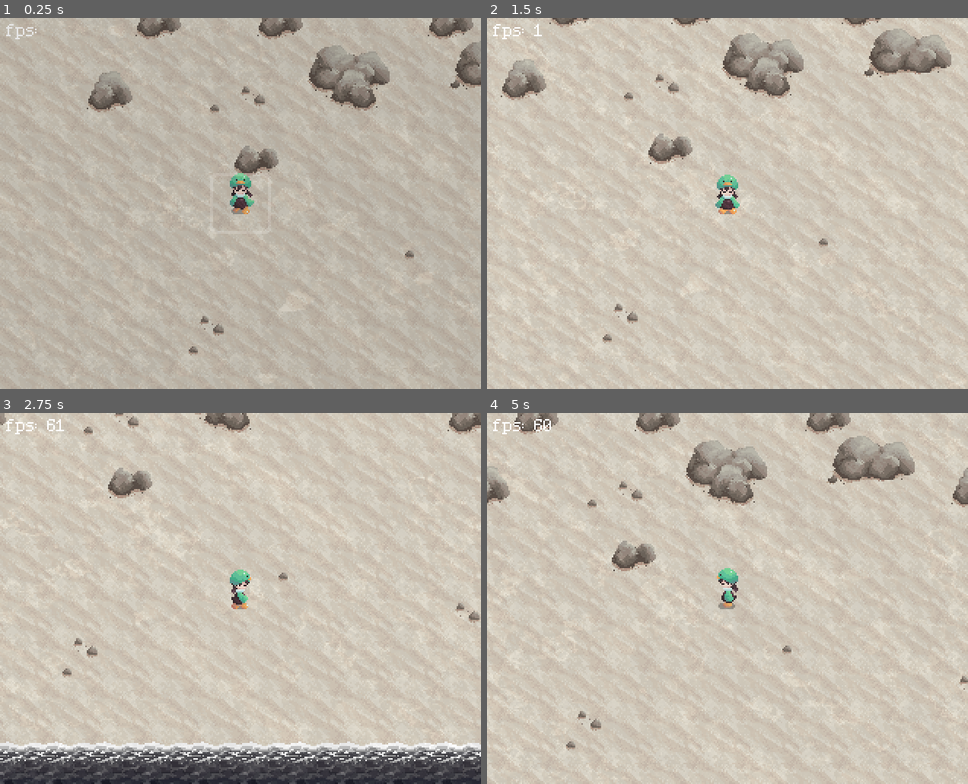
Above: before the commit, frames 1-4 (two rows, left to right).
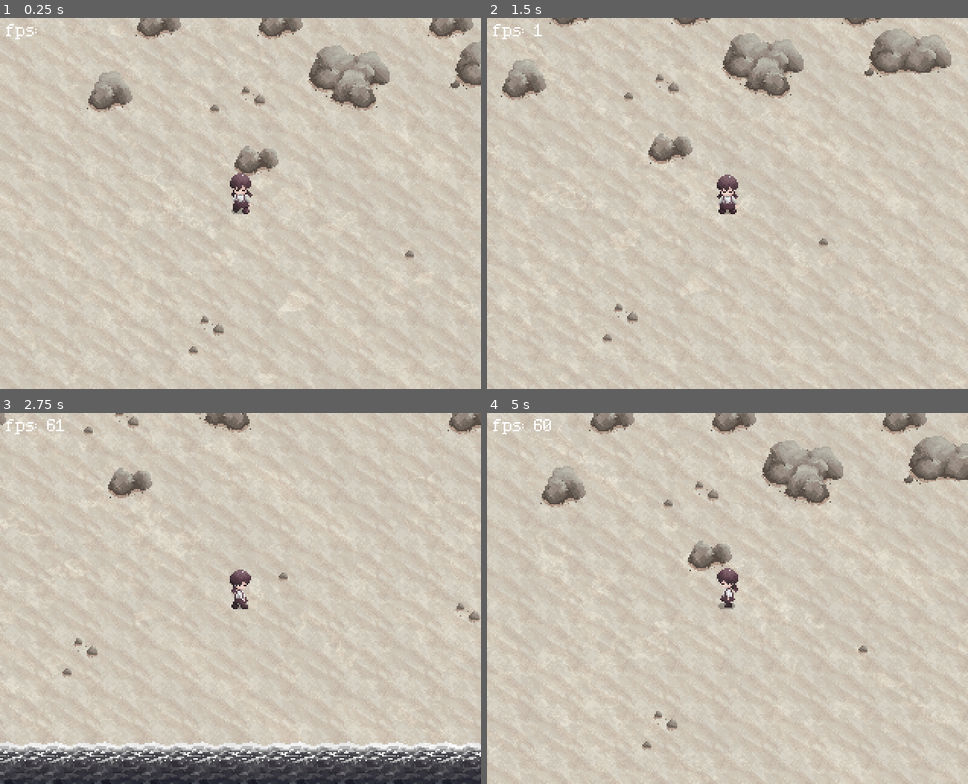
Above: after the commit, the same moments.

Repository: kiwijuice56/hourglass-desert
Game: Godot game, scene res://main/Main.tscn
Two runs of this game, one before a commit and one after it. Both use one fixed random seed, a clock stepped at 60 frames per second and the inputs below.
Inputs:
- Up to frame 1 (0.25 s): no input
- Up to frame 2 (1.5 s): tap Enter (ui_accept) at 0.5, 1.35 s; hold Right (ui_right) 0.53-1.28 s; hold Enter (ui_accept) 0.53-1.28 s; hold Down (ui_down) from 1.28 s (still down)
- Up to frame 3 (2.75 s): tap Enter (ui_accept) at 1.52, 1.82 s; release Down (ui_down) at 2.03 s; hold Right (ui_right) from 2.03 s (still down); hold Enter (ui_accept) from 2.03 s (still down)
- Up to frame 4 (5 s): release Right (ui_right) at 2.78 s; release Enter (ui_accept) at 2.78 s; hold Up (ui_up) 2.78-3.53 s; tap Enter (ui_accept) at 2.85, 3.02, 3.32, 4.35, 4.52, 4.82 s; hold Enter (ui_accept) 3.53-4.28 s; hold Left (ui_left) from 3.53 s (still down); tap Escape (ui_cancel) at 4.15 s; tap X (menu, bound only after the commit) at 4.9 s

The runs differ from the first frame. In frame 1, 0.3% of the frame differs, in the area x 1-53%, y 1-53%; in frame 2, 0.3%; in frame 3, 0.2%; in frame 4, 16%, in the area x 0-100%, y 0-100%.

Commit message:
Completed functionality of effect menu

Diff:
--- a/main/Main.tscn
+++ b/main/Main.tscn
@@ -8,7 +8,6 @@
 [ext_resource type="Script" path="res://main/ui/component/fps_label/fps_label.gd" id="5_etifi"]
 [ext_resource type="Theme" uid="uid://bhdkt3j7lwgn1" path="res://main/ui/theme/main_theme.tres" id="5_xhmq2"]
 [ext_resource type="PackedScene" uid="uid://iee11vxs3gpy" path="res://main/ui/menu/effect_menu/EffectMenu.tscn" id="7_n8r1e"]
-[ext_resource type="Script" path="res://main/ui/menu/effect_menu/effect_menu.gd" id="9_4jbjk"]
 
 [sub_resource type="StyleBoxEmpty" id="StyleBoxEmpty_p5qfa"]
 content_margin_left = 4.0
@@ -54,4 +53,3 @@
 autostart = true
 
 [node name="EffectMenu" parent="UI" instance=ExtResource("7_n8r1e")]
-script = ExtResource("9_4jbjk")
--- a/main/main.gd
+++ b/main/main.gd
@@ -1,12 +1,15 @@
 class_name Main
 extends Node
-# Handles world switching and initial game state
+# Handles world switching, initial game state, and top-level world control
 
 const WORLD_PATH: String = "res://main/world/"
 
 @onready var canvas_mirror: CanvasMirror = $CanvasMirror
 
 var current_world: World
+
+signal disabled
+signal enabled
 
 func _ready() -> void:
 	randomize()
@@ -15,7 +18,7 @@
 
 # world_name must match the name of a folder within WORLD_PATH
 func switch_world(world_name: String, anchor_name: String, transition: int = -1) -> void:
-	CommonReference.player.disabled = true
+	disable_all_actors()
 	if transition != -1:
 		await CommonReference.transition.trans_in(transition)
 
@@ -48,8 +51,10 @@
 	CommonReference.player.global_position = current_world.anchors.get_node(anchor_name).global_position
 	if transition != -1:
 		await CommonReference.transition.trans_out(transition)
-	CommonReference.player.disabled = false
+	enable_all_actors()
 
-func _input(event) -> void:
-	if event.is_action_pressed("ui_cancel", false):
-		CommonReference.player.disabled = not CommonReference.player.disabled
+func disable_all_actors() -> void:
+	disabled.emit()
+
+func enable_all_actors() -> void:
+	enabled.emit()
--- a/main/prop/actor/actor.gd
+++ b/main/prop/actor/actor.gd
@@ -18,6 +18,11 @@
 		else:
 			enable()
 
+func _ready() -> void:
+	await get_tree().get_root().ready
+	CommonReference.main.disabled.connect(disable)
+	CommonReference.main.enabled.connect(enable)
+
 func disable() -> void:
 	hitbox.get_child(0).call_deferred("set", "disabled", true)
 	movement_timer.paused = true
--- a/main/prop/actor/player/Player.tscn
+++ b/main/prop/actor/player/Player.tscn
@@ -1,14 +1,15 @@
-[gd_scene load_steps=41 format=3 uid="uid://bncwc62wkr0vt"]
+[gd_scene load_steps=43 format=3 uid="uid://bncwc62wkr0vt"]
 
 [ext_resource type="Script" path="res://main/prop/actor/player/player.gd" id="1_gotwe"]
 [ext_resource type="PackedScene" uid="uid://bookvidqcl221" path="res://main/prop/actor/Actor.tscn" id="1_mpvfg"]
 [ext_resource type="Script" path="res://main/prop/actor/player/states/player_idling.gd" id="3_1j4eo"]
-[ext_resource type="Texture2D" uid="uid://7u74ismg5hid" path="res://main/prop/actor/player/sprites/duckling.png" id="3_qx48d"]
+[ext_resource type="Texture2D" uid="uid://bbcv6luufvpkf" path="res://main/prop/actor/player/sprites/normal.png" id="3_qe6tt"]
 [ext_resource type="Script" path="res://main/prop/actor/player/states/player_walking.gd" id="4_gntfi"]
 [ext_resource type="Texture2D" uid="uid://bf64iol6iupw3" path="res://main/prop/actor/player/sprites/flash.png" id="4_pybtf"]
 [ext_resource type="Script" path="res://main/prop/actor/player/step_stream_player.gd" id="7_ng2ce"]
 [ext_resource type="Script" path="res://main/prop/actor/player/states/player_interacting.gd" id="7_nnxjo"]
 [ext_resource type="AudioStream" uid="uid://deouhrtpg2peo" path="res://main/prop/actor/player/sounds/00_default_step.WAV" id="8_ihpny"]
+[ext_resource type="Script" path="res://main/prop/actor/player/states/player_selecting.gd" id="8_qetxr"]
 [ext_resource type="AudioStream" uid="uid://ca0hgrj4wioca" path="res://main/prop/actor/player/sounds/01_soft_step.WAV" id="9_ag2kn"]
 [ext_resource type="AudioStream" uid="uid://dldevuqol5331" path="res://main/prop/actor/player/sounds/03_weird_step.WAV" id="10_jslu6"]
 [ext_resource type="AudioStream" uid="uid://2p21srgewygf" path="res://main/prop/actor/player/sounds/04_bubble_step.WAV" id="11_664cc"]
@@ -435,9 +436,146 @@
 }]
 }
 
+[sub_resource type="Animation" id="Animation_utaes"]
+resource_name = "walk_down_even"
+length = 0.24
+step = 0.01
+tracks/0/type = "value"
+tracks/0/imported = false
+tracks/0/enabled = true
+tracks/0/path = NodePath("Sprite2D:frame")
+tracks/0/interp = 1
+tracks/0/loop_wrap = true
+tracks/0/keys = {
+"times": PackedFloat32Array(0, 0.12),
+"transitions": PackedFloat32Array(1, 1),
+"update": 1,
+"values": [2, 1]
+}
+
+[sub_resource type="Animation" id="Animation_dgabv"]
+resource_name = "walk_down_odd"
+length = 0.24
+step = 0.01
+tracks/0/type = "value"
+tracks/0/imported = false
+tracks/0/enabled = true
+tracks/0/path = NodePath("Sprite2D:frame")
+tracks/0/interp = 1
+tracks/0/loop_wrap = true
+tracks/0/keys = {
+"times": PackedFloat32Array(0, 0.12),
+"transitions": PackedFloat32Array(1, 1),
+"update": 1,
+"values": [0, 1]
+}
+
+[sub_resource type="Animation" id="Animation_3cc2q"]
+resource_name = "walk_left_even"
+length = 0.24
+step = 0.01
+tracks/0/type = "value"
+tracks/0/imported = false
+tracks/0/enabled = true
+tracks/0/path = NodePath("Sprite2D:frame")
+tracks/0/interp = 1
+tracks/0/loop_wrap = true
+tracks/0/keys = {
+"times": PackedFloat32Array(0, 0.12),
+"transitions": PackedFloat32Array(1, 1),
+"update": 1,
+"values": [8, 7]
+}
+
+[sub_resource type="Animation" id="Animation_35fst"]
+resource_name = "walk_left_odd"
+length = 0.24
+step = 0.01
+tracks/0/type = "value"
+tracks/0/imported = false
+tracks/0/enabled = true
+tracks/0/path = NodePath("Sprite2D:frame")
+tracks/0/interp = 1
+tracks/0/loop_wrap = true
+tracks/0/keys = {
+"times": PackedFloat32Array(0, 0.12),
+"transitions": PackedFloat32Array(1, 1),
+"update": 1,
+"values": [6, 7]
+}
+
+[sub_resource type="Animation" id="Animation_srqto"]
+resource_name = "walk_right_even"
+length = 0.24
+step = 0.01
+tracks/0/type = "value"
+tracks/0/imported = false
+tracks/0/enabled = true
+tracks/0/path = NodePath("Sprite2D:frame")
+tracks/0/interp = 1
+tracks/0/loop_wrap = true
+tracks/0/keys = {
+"times": PackedFloat32Array(0, 0.12),
+"transitions": PackedFloat32Array(1, 1),
+"update": 1,
+"values": [3, 4]
+}
+
+[sub_resource type="Animation" id="Animation_2jgk0"]
+resource_name = "walk_right_odd"
+length = 0.24
+step = 0.01
+tracks/0/type = "value"
+tracks/0/imported = false
+tracks/0/enabled = true
+tracks/0/path = NodePath("Sprite2D:frame")
+tracks/0/interp = 1
+tracks/0/loop_wrap = true
+tracks/0/keys = {
+"times": PackedFloat32Array(0, 0.12),
+"transitions": PackedFloat32Array(1, 1),
+"update": 1,
+"values": [5, 4]
+}
+
+[sub_resource type="Animation" id="Animation_mg1h2"]
+resource_name = "walk_up_even"
+length = 0.24
+step = 0.01
+tracks/0/type = "value"
+tracks/0/imported = false
+tracks/0/enabled = true
+tracks/0/path = NodePath("Sprite2D:frame")
+tracks/0/interp = 1
+tracks/0/loop_wrap = true
+tracks/0/keys = {
+"times": PackedFloat32Array(0, 0.12),
+"transitions": PackedFloat32Array(1, 1),
+"update": 1,
+"values": [9, 10]
+}
+
+[sub_resource type="Animation" id="Animation_vyrf7"]
+resource_name = "walk_up_odd"
+length = 0.24
+step = 0.01
+tracks/0/type = "value"
+tracks/0/imported = false
+tracks/0/enabled = true
+tracks/0/path = NodePath("Sprite2D:frame")
+tracks/0/interp = 1
+tracks/0/loop_wrap = true
+tracks/0/keys = {
+"times": PackedFloat32Array(0, 0.12),
+"transitions": PackedFloat32Array(1, 1),
+"update": 1,
+"values": [11, 10]
+}
+
 [sub_resource type="Animation" id="Animation_uek8a"]
-resource_name = "transform"
-loop_mode = 2
+resource_name = "transform_in"
+length = 0.6
+step = 0.08
 tracks/0/type = "value"
 tracks/0/imported = false
 tracks/0/enabled = true
@@ -445,7 +583,7 @@
 tracks/0/interp = 1
 tracks/0/loop_wrap = true
 tracks/0/keys = {
-"times": PackedFloat32Array(0, 0.2),
+"times": PackedFloat32Array(0, 0.16),
 "transitions": PackedFloat32Array(1, 1),
 "update": 1,
 "values": [false, true]
@@ -457,7 +595,7 @@
 tracks/1/interp = 1
 tracks/1/loop_wrap = true
 tracks/1/keys = {
-"times": PackedFloat32Array(0.2, 0.3, 0.4, 0.5),
+"times": PackedFloat32Array(0.16, 0.24, 0.32, 0.4),
 "transitions": PackedFloat32Array(1, 1, 1, 1),
 "update": 1,
 "values": [0, 1, 2, 3]
@@ -469,7 +607,7 @@
 tracks/2/interp = 1
 tracks/2/loop_wrap = true
 tracks/2/keys = {
-"times": PackedFloat32Array(0, 0.2),
+"times": PackedFloat32Array(0, 0.16),
 "transitions": PackedFloat32Array(1, 1),
 "update": 0,
 "values": [Color(1, 1, 1, 1), Color(3, 3, 3, 1)]
@@ -481,146 +619,63 @@
 tracks/3/interp = 1
 tracks/3/loop_wrap = true
 tracks/3/keys = {
-"times": PackedFloat32Array(0, 0.2),
+"times": PackedFloat32Array(0, 0.16),
 "transitions": PackedFloat32Array(1, 1),
 "update": 1,
 "values": [true, false]
 }
 
-[sub_resource type="Animation" id="Animation_utaes"]
-resource_name = "walk_down_even"
-length = 0.24
-step = 0.01
-tracks/0/type = "value"
-tracks/0/imported = false
-tracks/0/enabled = true
-tracks/0/path = NodePath("Sprite2D:frame")
-tracks/0/interp = 1
-tracks/0/loop_wrap = true
-tracks/0/keys = {
-"times": PackedFloat32Array(0, 0.12),
-"transitions": PackedFloat32Array(1, 1),
-"update": 1,
-"values": [2, 1]
-}
-
-[sub_resource type="Animation" id="Animation_dgabv"]
-resource_name = "walk_down_odd"
-length = 0.24
-step = 0.01
-tracks/0/type = "value"
-tracks/0/imported = false
-tracks/0/enabled = true
-tracks/0/path = NodePath("Sprite2D:frame")
-tracks/0/interp = 1
-tracks/0/loop_wrap = true
-tracks/0/keys = {
-"times": PackedFloat32Array(0, 0.12),
-"transitions": PackedFloat32Array(1, 1),
-"update": 1,
-"values": [0, 1]
-}
-
-[sub_resource type="Animation" id="Animation_3cc2q"]
-resource_name = "walk_left_even"
-length = 0.24
-step = 0.01
-tracks/0/type = "value"
-tracks/0/imported = false
-tracks/0/enabled = true
-tracks/0/path = NodePath("Sprite2D:frame")
-tracks/0/interp = 1
-tracks/0/loop_wrap = true
-tracks/0/keys = {
-"times": PackedFloat32Array(0, 0.12),
-"transitions": PackedFloat32Array(1, 1),
-"update": 1,
-"values": [8, 7]
-}
-
-[sub_resource type="Animation" id="Animation_35fst"]
-resource_name = "walk_left_odd"
-length = 0.24
-step = 0.01
-tracks/0/type = "value"
-tracks/0/imported = false
-tracks/0/enabled = true
-tracks/0/path = NodePath("Sprite2D:frame")
-tracks/0/interp = 1
-tracks/0/loop_wrap = true
-tracks/0/keys = {
-"times": PackedFloat32Array(0, 0.12),
-"transitions": PackedFloat32Array(1, 1),
-"update": 1,
-"values": [6, 7]
-}
-
-[sub_resource type="Animation" id="Animation_srqto"]
-resource_name = "walk_right_even"
-length = 0.24
-step = 0.01
-tracks/0/type = "value"
-tracks/0/imported = false
-tracks/0/enabled = true
-tracks/0/path = NodePath("Sprite2D:frame")
-tracks/0/interp = 1
-tracks/0/loop_wrap = true
-tracks/0/keys = {
-"times": PackedFloat32Array(0, 0.12),
-"transitions": PackedFloat32Array(1, 1),
-"update": 1,
-"values": [3, 4]
-}
-
-[sub_resource type="Animation" id="Animation_2jgk0"]
-resource_name = "walk_right_odd"
-length = 0.24
-step = 0.01
-tracks/0/type = "value"
-tracks/0/imported = false
-tracks/0/enabled = true
-tracks/0/path = NodePath("Sprite2D:frame")
-tracks/0/interp = 1
-tracks/0/loop_wrap = true
-tracks/0/keys = {
-"times": PackedFloat32Array(0, 0.12),
-"transitions": PackedFloat32Array(1, 1),
-"update": 1,
-"values": [5, 4]
-}
-
-[sub_resource type="Animation" id="Animation_mg1h2"]
-resource_name = "walk_up_even"
-length = 0.24
-step = 0.01
-tracks/0/type = "value"
-tracks/0/imported = false
-tracks/0/enabled = true
-tracks/0/path = NodePath("Sprite2D:frame")
-tracks/0/interp = 1
-tracks/0/loop_wrap = true
-tracks/0/keys = {
-"times": PackedFloat32Array(0, 0.12),
-"transitions": PackedFloat32Array(1, 1),
-"update": 1,
-"values": [9, 10]
-}
-
-[sub_resource type="Animation" id="Animation_vyrf7"]
-resource_name = "walk_up_odd"
-length = 0.24
-step = 0.01
-tracks/0/type = "value"
-tracks/0/imported = false
-tracks/0/enabled = true
-tracks/0/path = NodePath("Sprite2D:frame")
-tracks/0/interp = 1
-tracks/0/loop_wrap = true
-tracks/0/keys = {
-"times": PackedFloat32Array(0, 0.12),
-"transitions": PackedFloat32Array(1, 1),
-"update": 1,
-"values": [11, 10]
+[sub_resource type="Animation" id="Animation_qvxa3"]
+resource_name = "transform_out"
+length = 0.7
+step = 0.08
+tracks/0/type = "value"
+tracks/0/imported = false
+tracks/0/enabled = true
+tracks/0/path = NodePath("TransformSprite2D:visible")
+tracks/0/interp = 1
+tracks/0/loop_wrap = true
+tracks/0/keys = {
+"times": PackedFloat32Array(0, 0.32),
+"transitions": PackedFloat32Array(1, 1),
+"update": 1,
+"values": [true, false]
+}
+tracks/1/type = "value"
+tracks/1/imported = false
+tracks/1/enabled = true
+tracks/1/path = NodePath("TransformSprite2D:frame")
+tracks/1/interp = 1
+tracks/1/loop_wrap = true
+tracks/1/keys = {
+"times": PackedFloat32Array(0, 0.08, 0.16, 0.24),
+"transitions": PackedFloat32Array(1, 1, 1, 1),
+"update": 1,
+"values": [3, 2, 1, 0]
+}
+tracks/2/type = "value"
+tracks/2/imported = false
+tracks/2/enabled = true
+tracks/2/path = NodePath(".:modulate")
+tracks/2/interp = 1
+tracks/2/loop_wrap = true
+tracks/2/keys = {
+"times": PackedFloat32Array(0.24, 0.48),
+"transitions": PackedFloat32Array(1, 1),
+"update": 0,
+"values": [Color(3, 3, 3, 1), Color(1, 1, 1, 1)]
+}
+tracks/3/type = "value"
+tracks/3/imported = false
+tracks/3/enabled = true
+tracks/3/path = NodePath("Sprite2D:visible")
+tracks/3/interp = 1
+tracks/3/loop_wrap = true
+tracks/3/keys = {
+"times": PackedFloat32Array(0, 0.32),
+"transitions": PackedFloat32Array(1, 1),
+"update": 1,
+"values": [false, true]
 }
 
 [sub_resource type="AnimationLibrary" id="AnimationLibrary_hb1mx"]
@@ -638,7 +693,8 @@
 "interact_right_normal": SubResource("Animation_idi52"),
 "interact_up_duckling": SubResource("Animation_nl4tr"),
 "interact_up_normal": SubResource("Animation_rr182"),
-"transform": SubResource("Animation_uek8a"),
+"transform_in": SubResource("Animation_uek8a"),
+"transform_out": SubResource("Animation_qvxa3"),
 "walk_down_even": SubResource("Animation_utaes"),
 "walk_down_odd": SubResource("Animation_dgabv"),
 "walk_left_even": SubResource("Animation_3cc2q"),
@@ -666,7 +722,7 @@
 
 [node name="Sprite2D" parent="." index="2"]
 position = Vector2(0, -7)
-texture = ExtResource("3_qx48d")
+texture = ExtResource("3_qe6tt")
 hframes = 20
 
 [node name="RayCast2D" parent="CollisionDetector" index="0"]
@@ -712,6 +768,9 @@
 [node name="PlayerInteracting" type="Node" parent="StateMachine" index="2"]
 script = ExtResource("7_nnxjo")
 
+[node name="PlayerSelecting" type="Node" parent="StateMachine" index="3"]
+script = ExtResource("8_qetxr")
+
 [node name="BumpTimer" type="Timer" parent="." index="9"]
 wait_time = 0.1
 one_shot = true
--- a/main/prop/actor/player/player.gd
+++ b/main/prop/actor/player/player.gd
@@ -31,6 +31,7 @@
 
 @onready var step_player: StepStreamPlayer = $StepStreamPlayer
 @onready var interact_hitbox: Area2D = $InteractHitboxArea2D
+@onready var sprite: Sprite2D = $Sprite2D
 
 var direction: String = "down"
 var effect: Effect = Effect.NORMAL
@@ -38,3 +39,11 @@
 func disable() -> void:
 	super.disable()
 	interact_hitbox.call_deferred("set", "disabled", true)
+
+func switch_effect(new_effect: Effect) -> void:
+	effect = new_effect
+	anim.play("transform_in")
+	await anim.animation_finished
+	sprite.texture = load(SPRITE_DIR + EFFECT_MAP[effect] + ".png")
+	anim.play("transform_out")
+	await anim.animation_finished
--- a/main/prop/actor/player/states/player_idling.gd
+++ b/main/prop/actor/player/states/player_idling.gd
@@ -8,3 +8,6 @@
 	if Input.is_action_just_pressed("ui_accept"):
 		state_machine.transition_to("PlayerInteracting")
 		return
+	if Input.is_action_just_pressed("menu"):
+		state_machine.transition_to("PlayerSelecting")
+		return
--- /dev/null
+++ b/main/prop/actor/player/states/player_selecting.gd
@@ -0,0 +1,19 @@
+class_name PlayerSelecting
+extends State
+
+var player: Player
+
+func _ready() -> void:
+	player = state_machine.controller as Player
+
+func enter(_data: Dictionary = {}) -> void:
+	CommonReference.main.disable_all_actors()
+	await CommonReference.ui.effect_menu.enter()
+	var new_effect: Player.Effect = await CommonReference.ui.effect_menu.selector.selected
+	await CommonReference.ui.effect_menu.exit()
+	if new_effect == player.effect:
+		pass
+	else:
+		await player.switch_effect(new_effect)
+	CommonReference.main.enable_all_actors()
+	state_machine.transition_to("PlayerIdling")
--- a/main/prop/actor/player/states/player_walking.gd
+++ b/main/prop/actor/player/states/player_walking.gd
@@ -65,6 +65,10 @@
 			state_machine.transition_to("PlayerInteracting")
 			return
 
+		if Input.is_action_pressed("menu"):
+			state_machine.transition_to("PlayerSelecting")
+			return
+
 		moved.emit()
 		return
 
--- a/main/ui/menu/effect_menu/EffectMenu.tscn
+++ b/main/ui/menu/effect_menu/EffectMenu.tscn
@@ -1,7 +1,8 @@
-[gd_scene load_steps=7 format=3 uid="uid://iee11vxs3gpy"]
+[gd_scene load_steps=8 format=3 uid="uid://iee11vxs3gpy"]
 
 [ext_resource type="Theme" uid="uid://bhdkt3j7lwgn1" path="res://main/ui/theme/main_theme.tres" id="1_o1bro"]
 [ext_resource type="Script" path="res://main/ui/menu/effect_menu/effect_selector.gd" id="2_fgw8h"]
+[ext_resource type="Script" path="res://main/ui/menu/effect_menu/effect_menu.gd" id="2_ykuyh"]
 [ext_resource type="Texture2D" uid="uid://l0edgp4i0sjx" path="res://main/ui/menu/effect_menu/icons/normal.png" id="3_lntdq"]
 [ext_resource type="Texture2D" uid="uid://b6uqxw146pomg" path="res://main/ui/menu/effect_menu/icons/duckling.png" id="4_m18m7"]
 [ext_resource type="Texture2D" uid="uid://34pow4lay2x4" path="res://main/ui/menu/effect_menu/icons/empty.png" id="5_0i21m"]
@@ -15,6 +16,8 @@
 grow_horizontal = 2
 grow_vertical = 2
 theme = ExtResource("1_o1bro")
+script = ExtResource("2_ykuyh")
+transition_time = 0.06
 
 [node name="ColorRect" type="ColorRect" parent="."]
 layout_mode = 1
@@ -41,6 +44,7 @@
 size_flags_horizontal = 4
 theme_override_constants/separation = 0
 script = ExtResource("2_fgw8h")
+shift_time = 0.1
 
 [node name="Normal" type="TextureRect" parent="EffectSelector"]
 layout_mode = 2
--- a/main/ui/menu/effect_menu/effect_menu.gd
+++ b/main/ui/menu/effect_menu/effect_menu.gd
@@ -6,16 +6,17 @@
 @onready var selector: EffectSelector = $EffectSelector
 
 func _ready() -> void:
-	exit()
+	modulate.a = 0.0
+	selector.set_process_input(false)
 
 func enter() -> void:
 	selector.initialize()
 	modulate.a = 0.0
-	super.enter()
 	var tween: Tween = get_tree().create_tween()
 	tween.tween_property(self, "modulate:a", 1.0, transition_time)
 	await tween.finished
-	selector.set_process_input(true)
+	super.enter()
+	selector.prompt()
 
 func exit() -> void:
 	modulate.a = 1.0
--- a/main/ui/menu/effect_menu/effect_selector.gd
+++ b/main/ui/menu/effect_menu/effect_selector.gd
@@ -1,7 +1,7 @@
 class_name EffectSelector
 extends HBoxContainer
 
-const ICON_DIR: String = "res://main/ui/effect_menu/icons/"
+const ICON_DIR: String = "res://main/ui/menu/effect_menu/icons/"
 const ICON_SIZE: int = 38
 const OFFSET: int = 139
 
@@ -10,11 +10,24 @@
 var tween: Tween
 var idx: int = 0
 
+signal selected(effect)
+
 func _ready() -> void:
 	await get_tree().get_root().ready
 	initialize()
 
 func _input(event: InputEvent) -> void:
+	if event.is_action_pressed("ui_accept", false):
+		if idx >= len(GlobalMemory.data.unlocked_effects):
+			idx = CommonReference.player.effect
+		selected.emit(GlobalMemory.data.unlocked_effects[idx])
+		return
+	if event.is_action_pressed("ui_cancel", false) or event.is_action_pressed("menu", false):
+		if idx >= len(GlobalMemory.data.unlocked_effects):
+			idx = CommonReference.player.effect
+		selected.emit(GlobalMemory.data.unlocked_effects[idx])
+		return
+
 	var last_idx: int = idx
 	if event.is_action_pressed("ui_left", false):
 		idx -= 1
@@ -46,4 +59,7 @@
 
 	idx = GlobalMemory.data.unlocked_effects.find(CommonReference.player.effect)
 
-	position.x = OFFSET + idx * ICON_SIZE
+	position.x = OFFSET + idx * -ICON_SIZE
+
+func prompt() -> void:
+	set_process_input(true)
--- a/main/ui/menu/menu.gd
+++ b/main/ui/menu/menu.gd
@@ -1,8 +1,11 @@
 class_name Menu
 extends Control
 
+signal exited
+signal entered
+
 func enter() -> void:
-	visible = true
+	entered.emit()
 
 func exit() -> void:
-	visible = false
+	exited.emit()
--- a/project.godot
+++ b/project.godot
@@ -48,6 +48,11 @@
 , Object(InputEventKey,"resource_local_to_scene":false,"resource_name":"","device":-1,"window_id":0,"alt_pressed":false,"shift_pressed":false,"ctrl_pressed":false,"meta_pressed":false,"pressed":false,"keycode":0,"physical_keycode":90,"key_label":0,"unicode":122,"echo":false,"script":null)
 ]
 }
+menu={
+"deadzone": 0.5,
+"events": [Object(InputEventKey,"resource_local_to_scene":false,"resource_name":"","device":-1,"window_id":0,"alt_pressed":false,"shift_pressed":false,"ctrl_pressed":false,"meta_pressed":false,"pressed":false,"keycode":0,"physical_keycode":88,"key_label":0,"unicode":120,"echo":false,"script":null)
+]
+}
 
 [layer_names]
 
Not shown: 1 places in main/Main.tscn that only renumber resources
